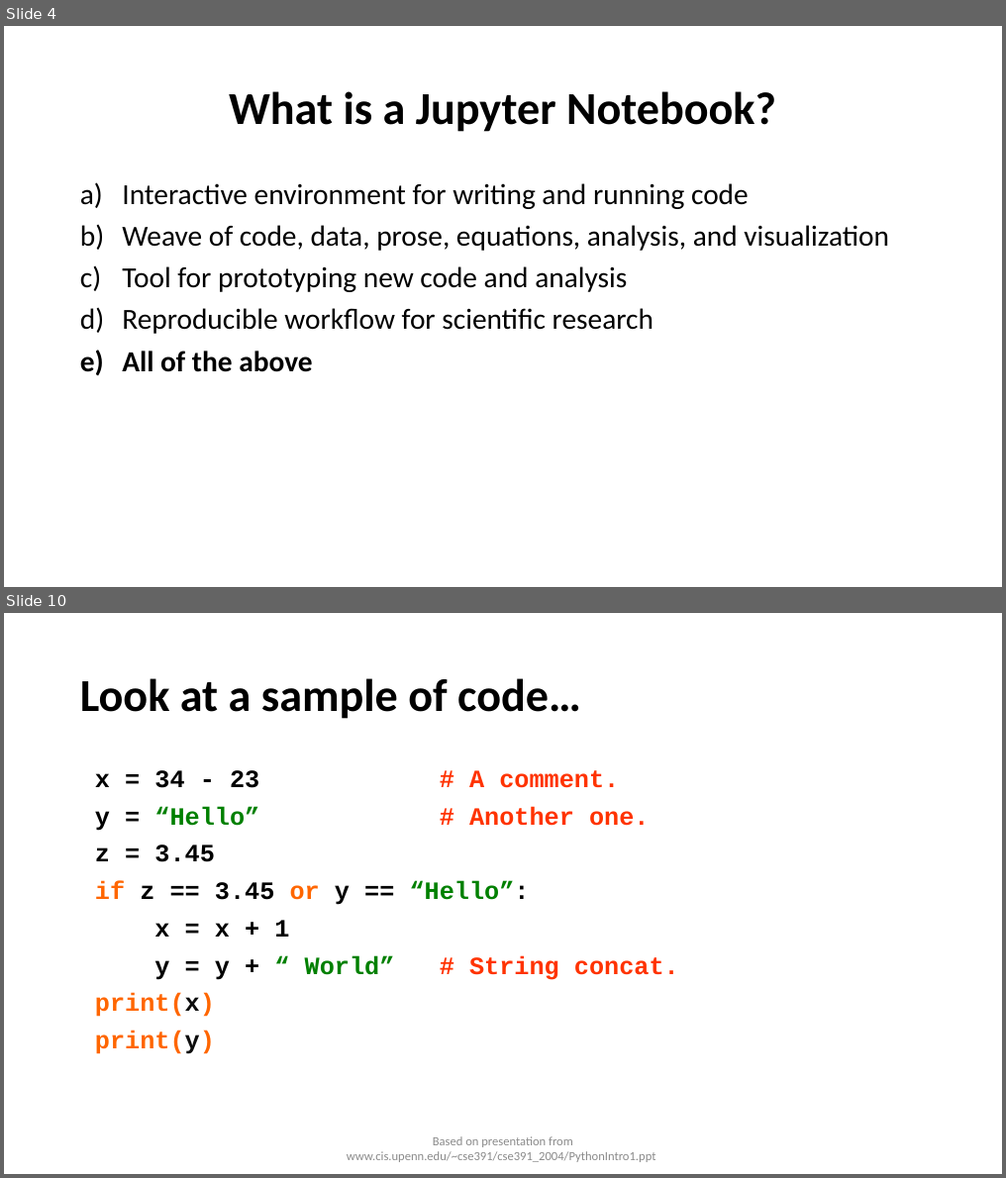
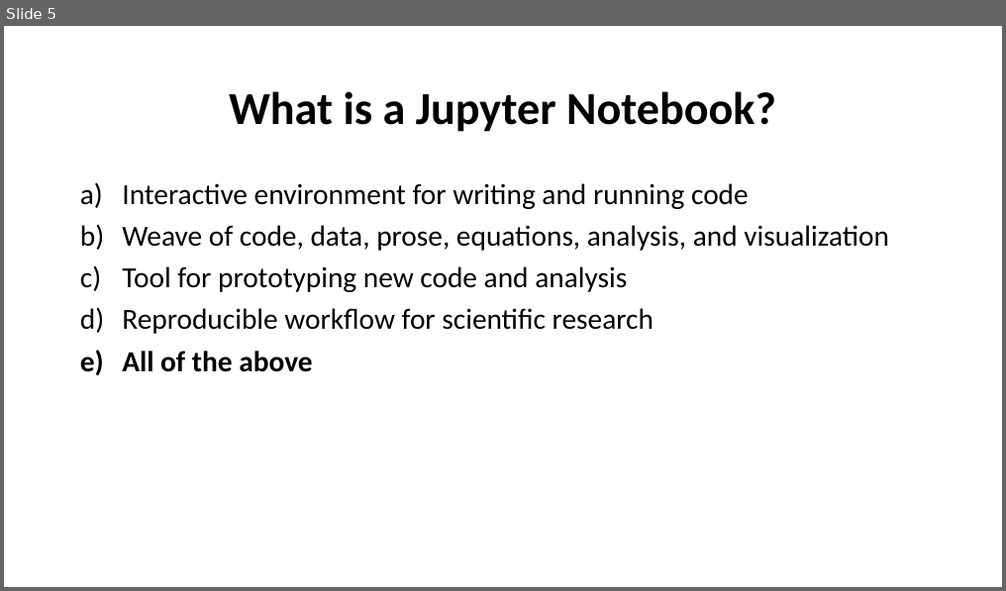
Before and after one commit to rohit-mehra/python_intro, a slide deck: Python.pptx. Shown one above the other, each under a label of ours: slides 4 and 10 before the commit, slide 5 after it; the slides between them are not shown. The pictures are 1006x1178 and 1006x591 pixels, drawn with LibreOffice and Linux fonts; fonts in the diff are those of the drawing. Boxes give left, top, right and bottom in pixels: in the first picture for what was removed or moved away, otherwise in the second. Text is boxed around its words. In the diff, an @@ line names an element or a change of style, - is before the commit and + after.

```diff
--- a/Python.pptx
+++ b/Python.pptx
@@ slide 10 removed at (4, 613, 1002, 1174), background #FFFFFF @@
@@ title removed at (80, 678, 581, 719) @@
-Look at a sample of code…
@@ text removed at (95, 770, 679, 1055) @@
-x = 34 - 23 # A comment.
-y = “Hello” # Another one.
-z = 3.45
-if z == 3.45 or y == “Hello”:
-x = x + 1
-y = y + “ World” # String concat.
-print(x)
-print(y)
@@ text removed at (347, 1137, 656, 1162) @@
-Based on presentation from www.cis.upenn.edu/~cse391/cse391_2004/PythonIntro1.ppt
@@ what was slide 4 is now slide 5 @@
```
Also in this commit, not shown: 4 slides changed, 1 slide added, 4 other slides removed, 10 other files.
